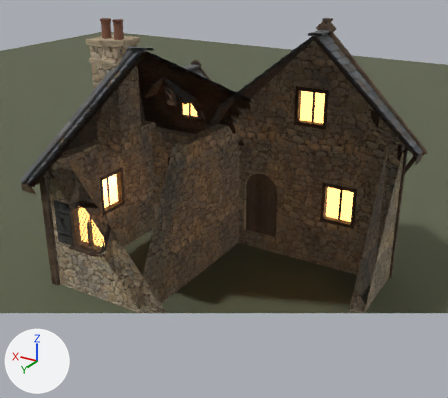
One commit to the Blender file GameClient/ArtSource/Silverbrook/Cottage2/SilverbrookCottage2.blend: the scene before it, then after it.
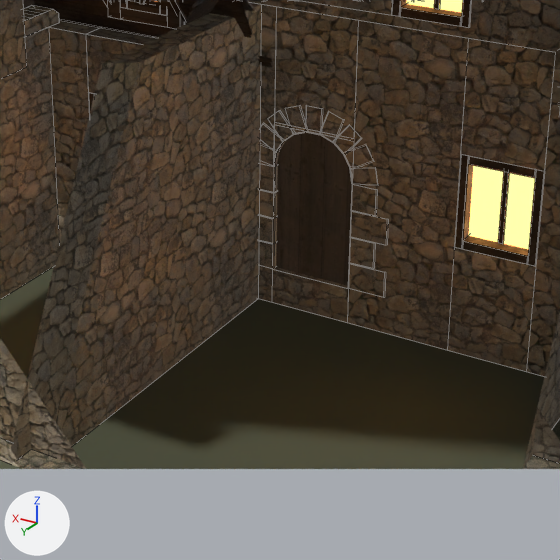
Old and new are each drawn whole from a camera (50 mm lens) standing at (-6.85, 11.61, 7.79) and looking at (-0.1, 0.36, 2.16) and again close up on the part from 29% to 81% of the width and 30% to 88% of the height. The axes (+X, +Y, +Z) are drawn at lower left. The lights are the same throughout. The older version's two pictures come first. The close-ups show mesh edges as thin lines. Everything nearer to the camera than a plane just in front of the edit is cut away.

Objects in the first close-up: 'Ground', 'SM_SBCottage2_Details', 'SM_SBCottage2_Details_Door1', 'SM_SBCottage2_Masonry', 'SM_SBCottage2_Roof', 'SM_SBCottage2_Timber'.
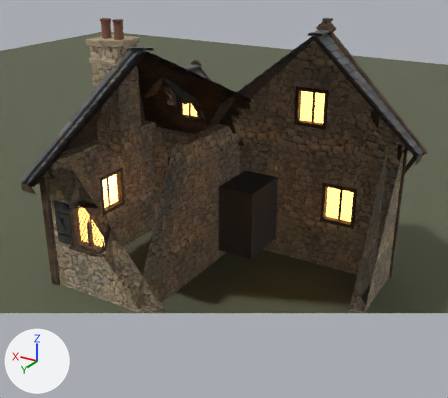
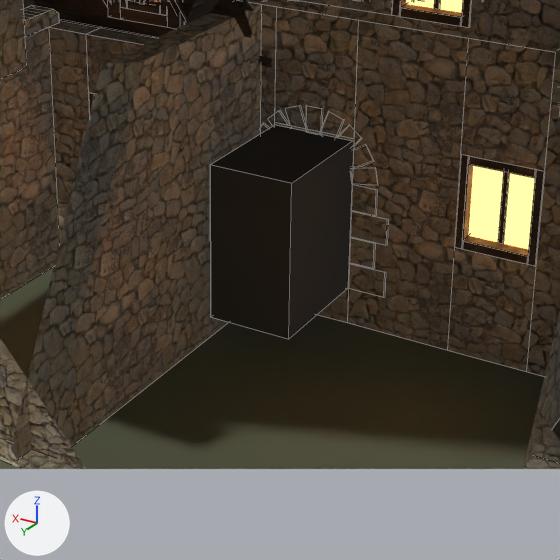
Diff of the bpy script that builds the scene:
```diff
--- a/GameClient/ArtSource/Silverbrook/Cottage2/SilverbrookCottage2.blend.py
+++ b/GameClient/ArtSource/Silverbrook/Cottage2/SilverbrookCottage2.blend.py
@@ mat_sb_entryroom @@
+mat_sb_entryroom = principled_material('SB_EntryRoom')
+mat_sb_entryroom.base_color = (0.05, 0.045, 0.04)  # dark grey #3f3c38
+mat_sb_entryroom.roughness = 0.95
@@ me_sm_sbcottage2_entryrooms @@
+me_sm_sbcottage2_entryrooms.from_pydata([(-0.51, -0.25, 0.42), (0.42, -0.25, 0.42), (0.42, -0.25, 2.14), (-0.51, -0.25, 2.14), (-0.51, -1.64, 0.42), (-0.51, -0.25, 0.42), (-0.51, -0.25, 2.14), (-0.51, -1.64, 2.14), (0.42, -1.64, 2.14), (0.42, -0.25, 2.14), (0.42, -0.25, 0.42), (0.42, -1.64, 0.42), (-0.51, -1.64, 0.42), (0.42, -1.64, 0.42), (0.42, -0.25, 0.42), (-0.51, -0.25, 0.42), (-0.51, -0.25, 2.14), (0.42, -0.25, 2.14), (0.42, -1.64, 2.14), (-0.51, -1.64, 2.14)], [], [(0, 1, 2, 3), (4, 5, 6, 7), (8, 9, 10, 11), (12, 13, 14, 15), (16, 17, 18, 19)])
+me_sm_sbcottage2_entryrooms.materials.append(mat_sb_entryroom)  # dark grey #3f3c38
@@ ob_sm_sbcottage2_entryrooms @@
+ob_sm_sbcottage2_entryrooms = bpy.data.objects.new('SM_SBCottage2_EntryRooms', me_sm_sbcottage2_entryrooms)
+ob_sm_sbcottage2_entryrooms.location = (0.0, 0.0, 0.0)
```

Pixel boxes [x1, y1, x2, y2] of what changed, in the close-ups (560 x 560 px):
'SM_SBCottage2_EntryRooms', added
    after: [210, 125, 353, 339]
'SM_SBCottage2_Details_Door1', unchanged, covered by the edit
    before: [276, 132, 352, 286]
